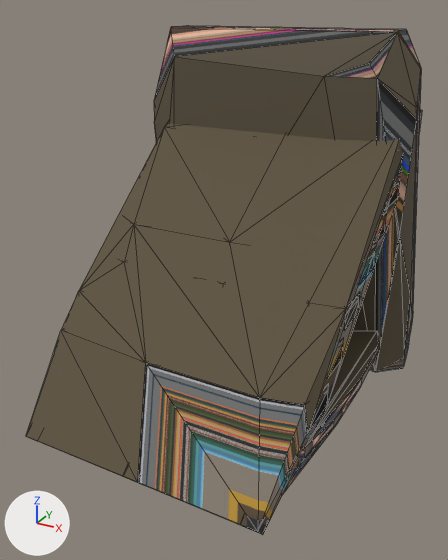
The glTF model build.glb, before and after one commit.
Both versions are drawn from a 50 mm camera at (2.41, -4.42, 3.37) aimed at (0.03, -0.11, 1.22). Lighting does not change. The marker at lower left points along +X, +Y and +Z. Mesh edges are drawn as thin lines. Where no turn or scale is listed for an object, it has been applied to the vertices.

The first picture shows 'SM_Bld_Snow_Platform_Stairs_01.001.hull', 'SM_Env_Wood_Platform_01.hull', 'SM_Prop_Wall_Junk_06.hull'.
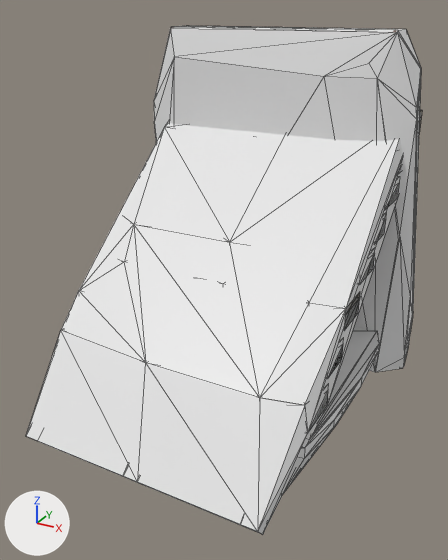
Diff of the bpy script that builds the scene:
```diff
--- a/build.glb.py
+++ b/build.glb.py
@@ mat_fake @@
+mat_fake = principled_material('Fake')
+mat_fake.base_color = (0.8, 0.8, 0.8)  # white #e7e7e7
@@ me_mesh_006 @@
 me_mesh_006.from_pydata(...)  # 58 vertices, 112 faces; spans x -1.39..1.39, y 0.86..1.58, z -0.01..3.2
-me_mesh_006.materials.append(mat_polygonapocalypse_mat_01_a_004)  # picture img_polygonconstruction_texture_01_a
+me_mesh_006.materials.append(mat_fake)  # white #e7e7e7
@@ me_mesh_0_001 @@
 me_mesh_0_001.from_pydata(...)  # 38 vertices, 72 faces; spans x -1.19..1.19, y -1.52..1.52, z 0.0..2.52
-me_mesh_0_001.materials.append(mat_lambert_1_001)  # picture img_polygonconstruction_texture_01_a
+me_mesh_0_001.materials.append(mat_fake)  # white #e7e7e7
@@ me_mesh_008 @@
 me_mesh_008.from_pydata(...)  # 68 vertices, 132 faces; spans x -1.25..1.25, y -1.1..1.1, z 0.0..0.49
-me_mesh_008.materials.append(mat_lambert2_002)  # picture img_polygonconstruction_texture_01_a
+me_mesh_008.materials.append(mat_fake)  # white #e7e7e7
```

What differs and where, as boxes [x1, y1, x2, y2] in the pictures (448 x 560 px):
'SM_Bld_Snow_Platform_Stairs_01.001.hull', recoloured (brown to white)
    both: [26, 110, 422, 535]
'SM_Prop_Wall_Junk_06.hull', recoloured (brown to grey)
    both: [154, 26, 421, 372]
'SM_Env_Wood_Platform_01.hull', recoloured
    both: [283, 327, 380, 494]
